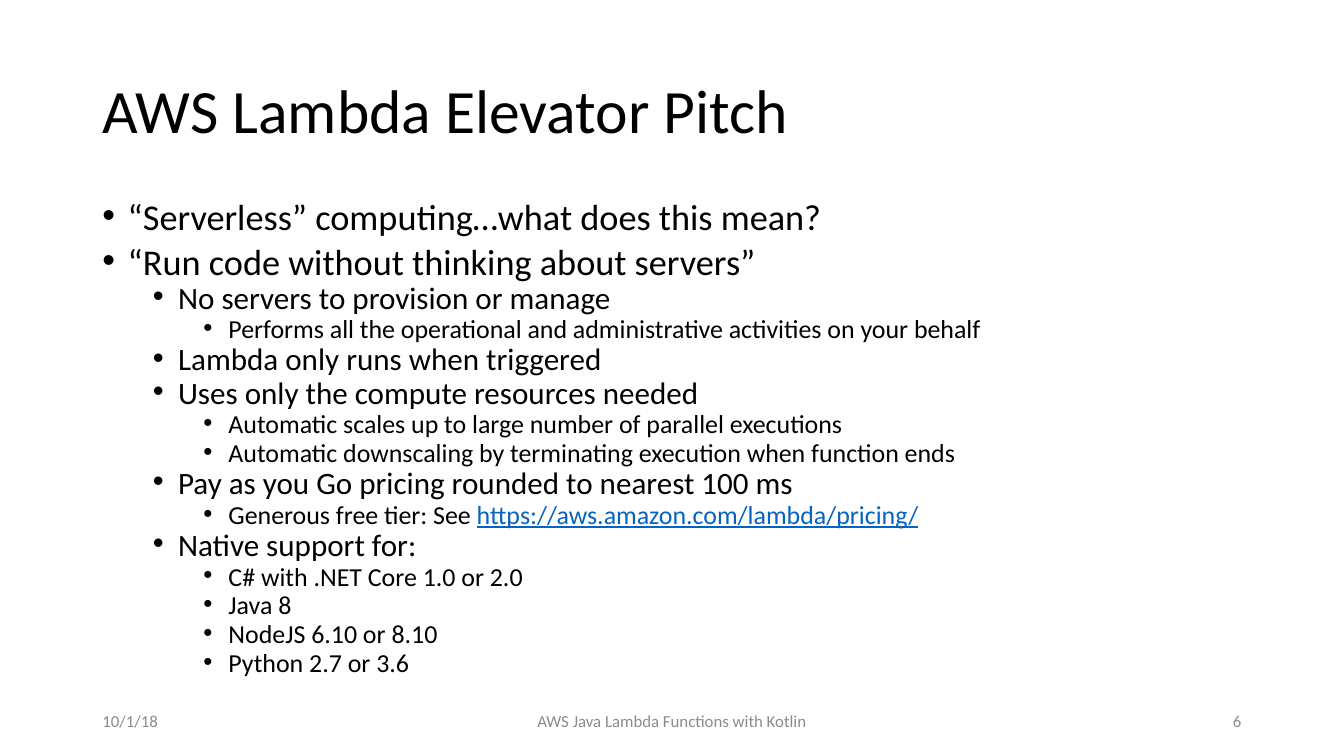
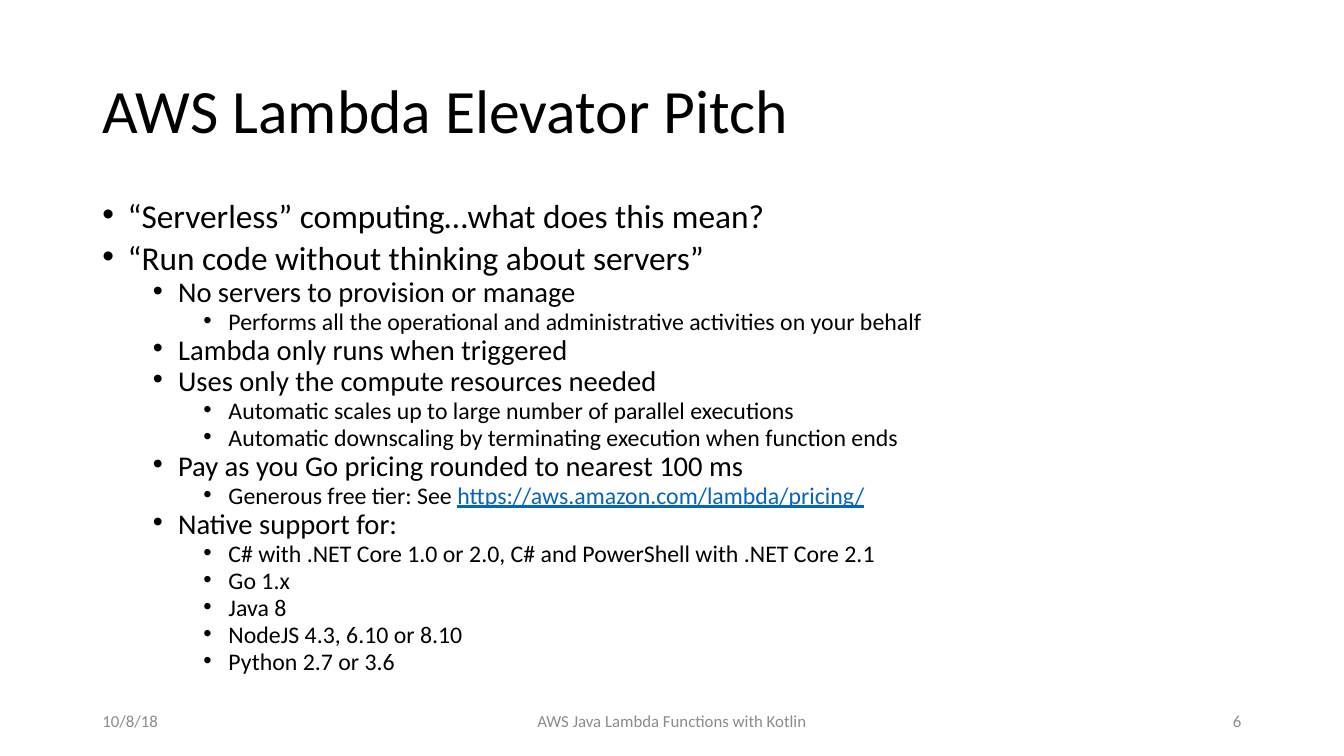
Before and after one commit to jkwuc89/Presentations, a slide deck: slide 6 of AWS Java Lambda Functions with Kotlin Ohio DevFest 2018.pptx. Drawn at 1344x756 pixels with LibreOffice and Linux fonts; fonts in the diff are those of the drawing. Boxes give left, top, right and bottom in pixels: in the first picture for what was removed or moved away, otherwise in the second. Text is boxed around its words. In the diff, an @@ line names an element or a change of style, - is before the commit and + after.

Commit message:
Updates to Ohio DevFest version of AWS Java Lambda Functions with Kotlin

```diff
--- a/AWS Java Lambda Functions with Kotlin Ohio DevFest 2018.pptx
+++ b/AWS Java Lambda Functions with Kotlin Ohio DevFest 2018.pptx
@@ text at [128,204,921,674]: size 25.9 to 23.8 pt in "“Serverless” computing…what does this mean?", "“Run code without thinking about servers”"; size 22.2 to 20.4 pt in "No servers to provision or manage", "Lambda only runs when triggered", "Uses only the compute resources needed", "Pay as you Go pricing rounded to ..." and 1 more places; size 18.5 to 17 pt in "Performs all the operational and administrative activities ...", "Automatic scales up to large number of ...", "Automatic downscaling by terminating execution when function ...", "Generous free tier: See https://aws.amazon.com/lambda/pricin ..." and 2 more places @@
@@ text at [228,545,874,589]: text changed; size 18.5 to 17 pt @@
-    • C# with .NET Core 1.0 or 2.0
+    • C# with .NET Core 1.0 or 2.0, C# and PowerShell with .NET Core 2.1
+    • Go 1.x
@@ text at [228,626,462,646]: text changed; size 18.5 to 17 pt @@
-    • NodeJS 6.10 or 8.10
+    • NodeJS 4.3, 6.10 or 8.10
@@ text at [102,715,157,728]: text changed @@
-10/1/18
+10/8/18
```
Also in this commit, not shown: 11 other slides changed.
